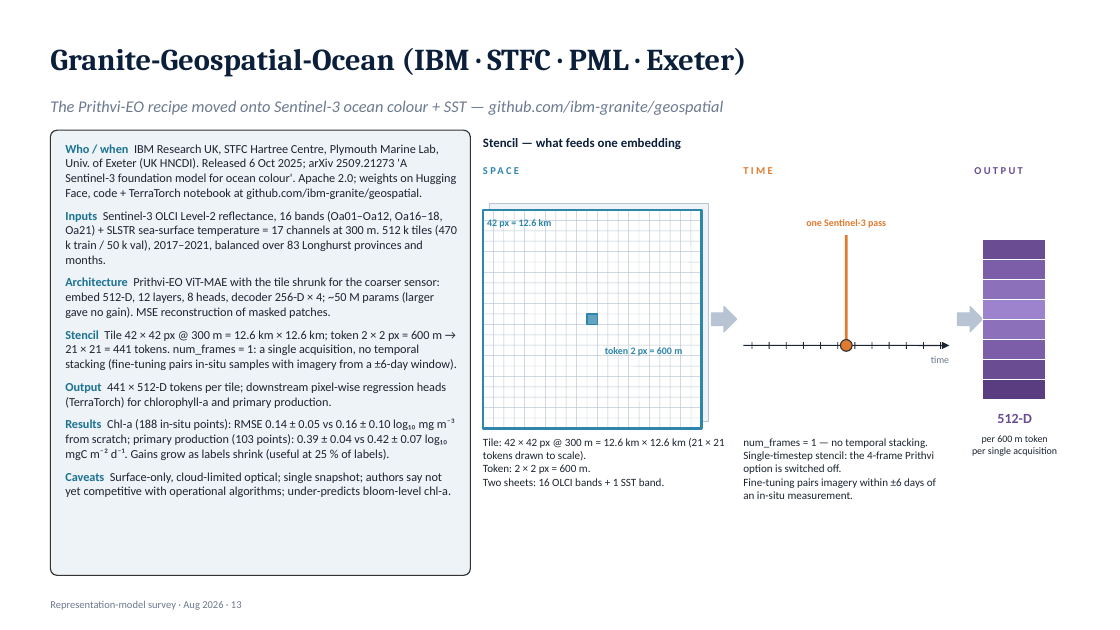
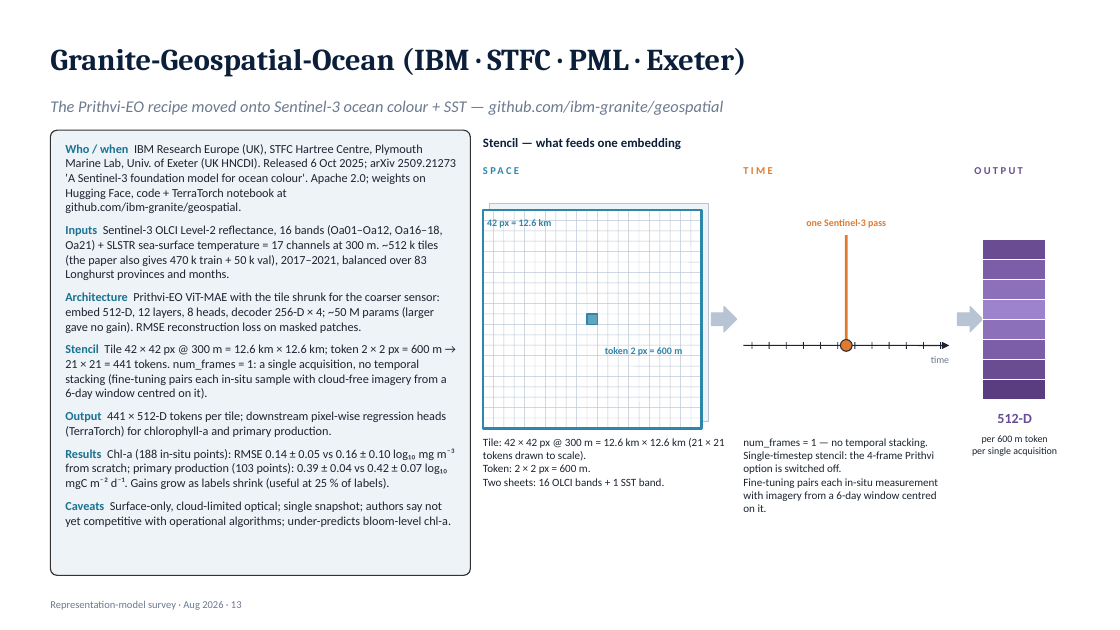
Before and after one commit to blauewelt/earth, a slide deck: slide 13 of ml/figures/geofm_survey/geospatial-representation-models.pptx. Drawn at 1120x630 pixels with LibreOffice and Linux fonts; fonts in the diff are those of the drawing. Boxes give left, top, right and bottom in pixels: in the first picture for what was removed or moved away, otherwise in the second. Text is boxed around its words. In the diff, an @@ line names an element or a change of style, - is before the commit and + after.

```diff
--- a/ml/figures/geofm_survey/geospatial-representation-models.pptx
+++ b/ml/figures/geofm_survey/geospatial-representation-models.pptx
@@ text at [65,144,457,399]: text changed @@
-Who / when IBM Research UK, STFC Hartree Centre, Plymouth Marine Lab, Univ. of Exeter (UK HNCDI). Released 6 Oct 2025; arXiv 2509.21273 'A Sentinel-3 foundation model for ocean colour'. Apache 2.0; weights on Hugging Face, code + TerraTorch notebook at github.com/ibm-granite/geospatial.
-Inputs Sentinel-3 OLCI Level-2 reflectance, 16 bands (Oa01–Oa12, Oa16–18, Oa21) + SLSTR sea-surface temperature = 17 channels at 300 m. 512 k tiles (470 k train / 50 k val), 2017–2021, balanced over 83 Longhurst provinces and months.
-Architecture Prithvi-EO ViT-MAE with the tile shrunk for the coarser sensor: embed 512-D, 12 layers, 8 heads, decoder 256-D × 4; ~50 M params (larger gave no gain). MSE reconstruction of masked patches.
-Stencil Tile 42 × 42 px @ 300 m = 12.6 km × 12.6 km; token 2 × 2 px = 600 m → 21 × 21 = 441 tokens. num_frames = 1: a single acquisition, no temporal stacking (fine-tuning pairs in-situ samples with imagery from a ±6-day window).
+Who / when IBM Research Europe (UK), STFC Hartree Centre, Plymouth Marine Lab, Univ. of Exeter (UK HNCDI). Released 6 Oct 2025; arXiv 2509.21273 'A Sentinel-3 foundation model for ocean colour'. Apache 2.0; weights on Hugging Face, code + TerraTorch notebook at github.com/ibm-granite/geospatial.
+Inputs Sentinel-3 OLCI Level-2 reflectance, 16 bands (Oa01–Oa12, Oa16–18, Oa21) + SLSTR sea-surface temperature = 17 channels at 300 m. ~512 k tiles (the paper also gives 470 k train + 50 k val), 2017–2021, balanced over 83 Longhurst provinces and months.
+Architecture Prithvi-EO ViT-MAE with the tile shrunk for the coarser sensor: embed 512-D, 12 layers, 8 heads, decoder 256-D × 4; ~50 M params (larger gave no gain). RMSE reconstruction loss on masked patches.
+Stencil Tile 42 × 42 px @ 300 m = 12.6 km × 12.6 km; token 2 × 2 px = 600 m → 21 × 21 = 441 tokens. num_frames = 1: a single acquisition, no temporal stacking (fine-tuning pairs each in-situ sample with cloud-free imagery from a 6-day window centred on it).
@@ text at [743,478,938,512]: text changed @@
-Fine-tuning pairs imagery within ±6 days of an in-situ measurement.
+Fine-tuning pairs each in-situ measurement with imagery from a 6-day window centred on it.
```
Also in this commit, not shown: 17 other slides changed, 4 other files.
